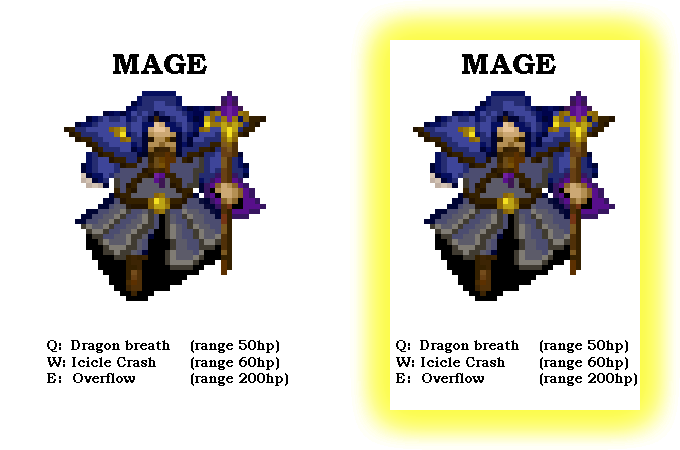
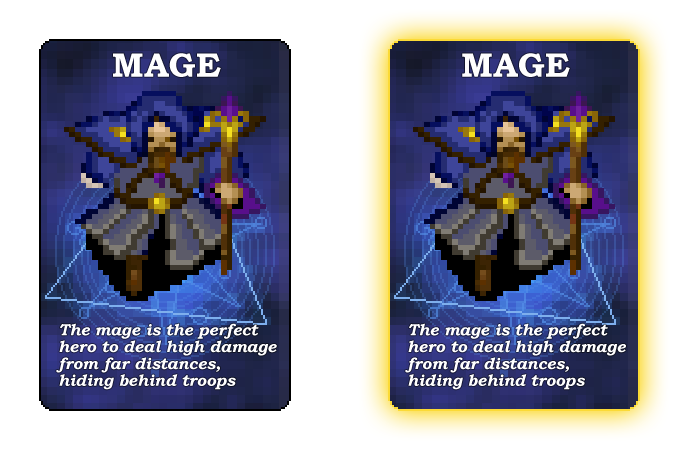
Layer changes from the first w=680, h=450 image to the second:
added group "OnMouse" with 4 layers above "Standby" over [388, 39, 640, 411]
moved "Q: Dragon breath (range 50hp) W: Icicle Crash (range 60hp) copia" into group "OnMouse", painted on it over [396, 54, 637, 386]
added layer "MAGE copia" in group "OnMouse" over [462, 53, 570, 77]
added layer "The mage is the perfect hero to deal high damage from far dista" (1st of 2, in "OnMouse") in group "OnMouse" over [405, 323, 626, 390]
added layer "Capa 6" in group "OnMouse" over [388, 39, 640, 411]
added group "Standby" with 4 layers above "background" over [39, 39, 291, 411]
added layer "MAGE" in group "Standby" over [113, 53, 221, 77]
moved "Q: Dragon breath (range 50hp) W: Icicle Crash (range 60hp)" into group "Standby", painted on it over [47, 54, 288, 386]
added layer "The mage is the perfect hero to deal high damage from far dista" (2nd of 2, in "Standby") in group "Standby" over [56, 323, 277, 390]
added layer "Capa 4" in group "Standby" over [39, 39, 291, 411]
renamed "Capa 0" to "background", hid it, painted on it over [39, 0, 680, 450]
